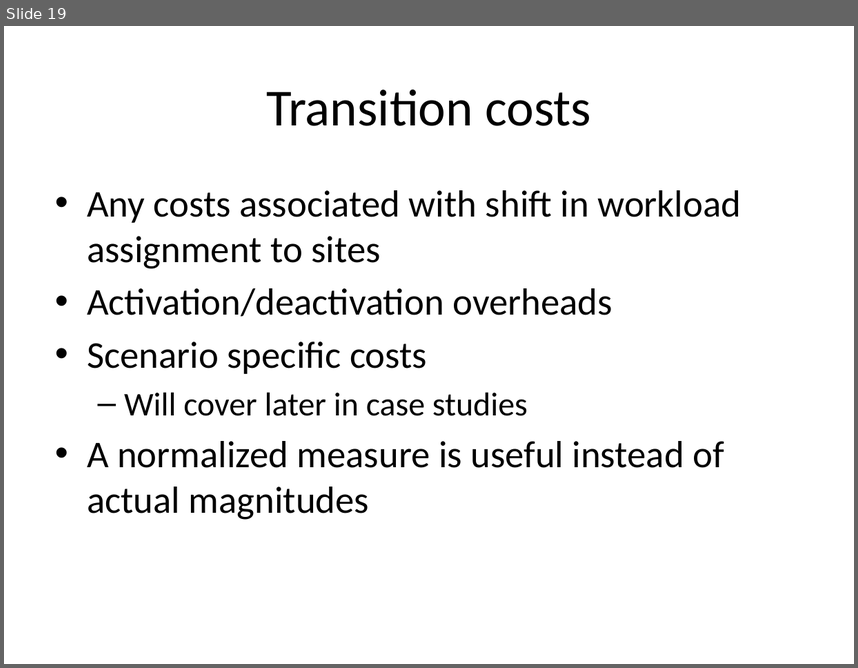
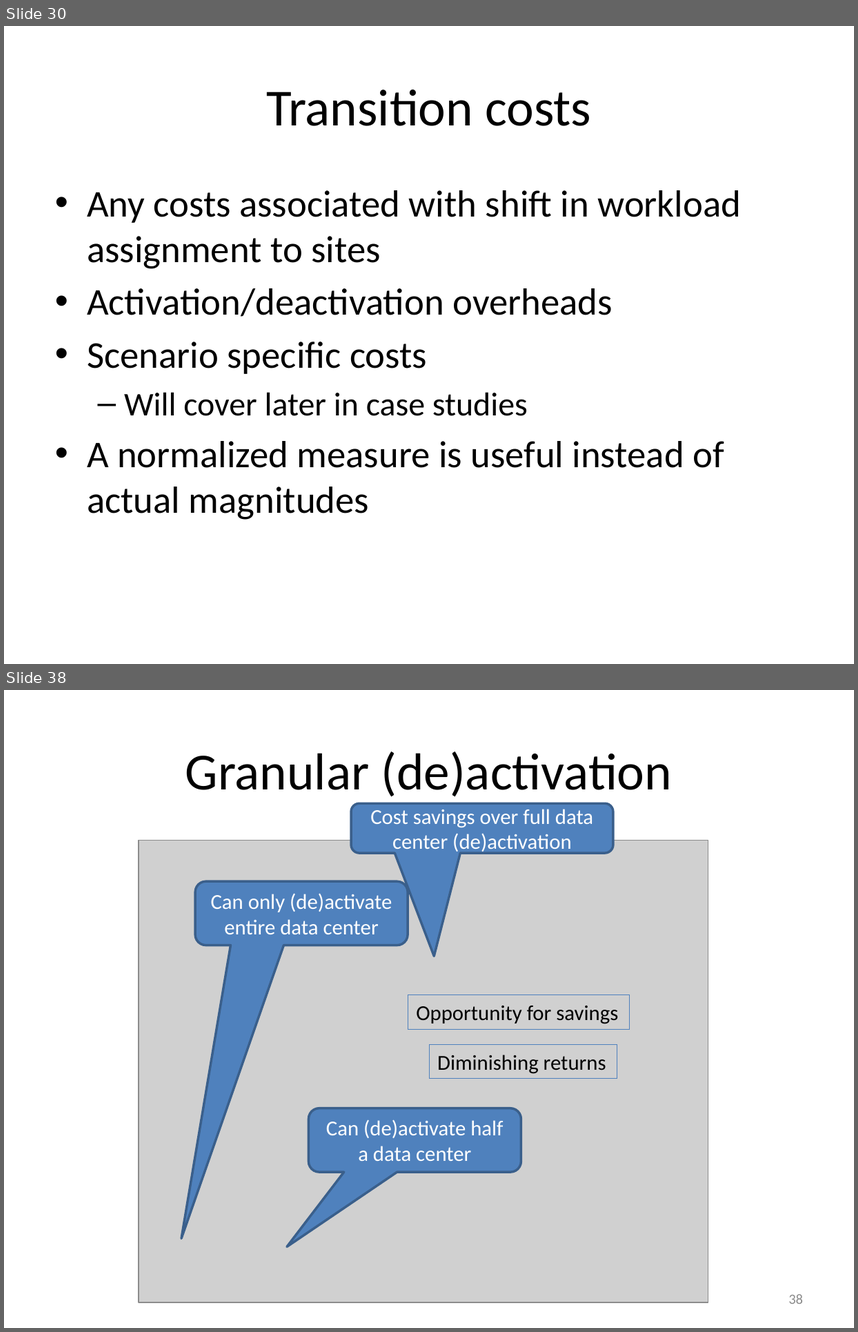
Before and after one commit to msaqib/Dissertation, a slide deck: RED-BL.pptx. Shown one above the other, each under a label of ours: slide 19 before the commit, slides 30 and 38 after it; the slides between them are not shown. The pictures are 858x668 and 858x1332 pixels, drawn with LibreOffice and Linux fonts; fonts in the diff are those of the drawing; grey boxes stand for pictures. Boxes give left, top, right and bottom in pixels: in the first picture for what was removed or moved away, otherwise in the second. Text is boxed around its words. In the diff, an @@ line names an element or a change of style, - is before the commit and + after.

```diff
--- a/RED-BL.pptx
+++ b/RED-BL.pptx
@@ slide 38 added at [4,690,854,1328], background #FFFFFF @@
@@ title added at [185,751,672,797], 44 pt, text #000000 @@
+Granular (de)activation
@@ rounded speech box added at [351,803,613,852], fill #4F81BD, outline #3A5F8C 2 pt, 18 pt, text #FFFFFF @@
+Cost savings over full data center (de)activation
@@ picture added at [139,840,708,1302] @@
@@ rounded speech box added at [195,881,408,945], fill #4F81BD, outline #3A5F8C 2 pt, 18 pt, text #FFFFFF @@
+Can only (de)activate entire data center
@@ rectangle added at [408,994,630,1028], outline #4F81BD 0.75 pt, 18 pt, text #000000 @@
+Opportunity for savings
@@ rectangle added at [429,1045,617,1078], outline #4F81BD 0.75 pt, 18 pt, text #000000 @@
+Diminishing returns
@@ rounded speech box added at [308,1108,521,1172], fill #4F81BD, outline #3A5F8C 2 pt, 18 pt, text #FFFFFF @@
+Can (de)activate half a data center
@@ page number added at [789,1294,803,1303], 12 pt, text #8C8C8C @@
+38
@@ what was slide 19 is now slide 30 @@
```
Also in this commit, not shown: 3 slides changed, 25 other slides added, 1 slide removed.
